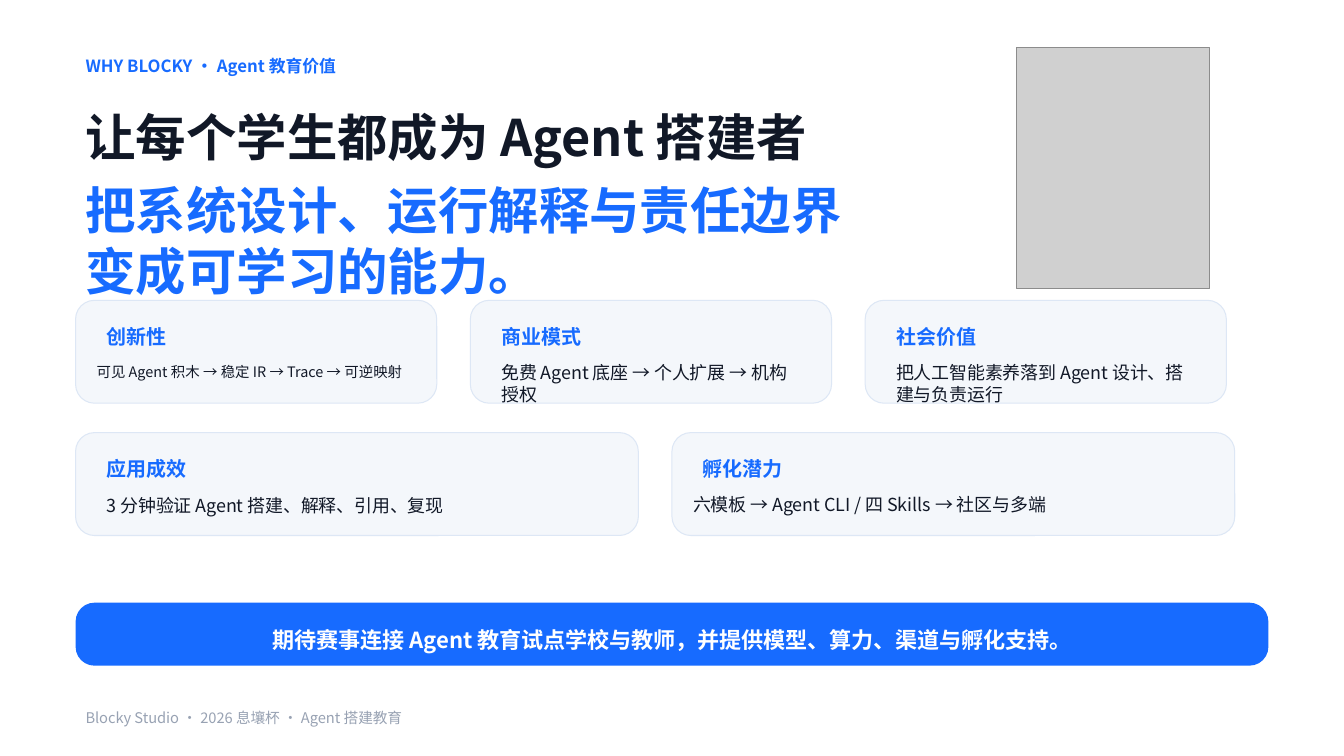
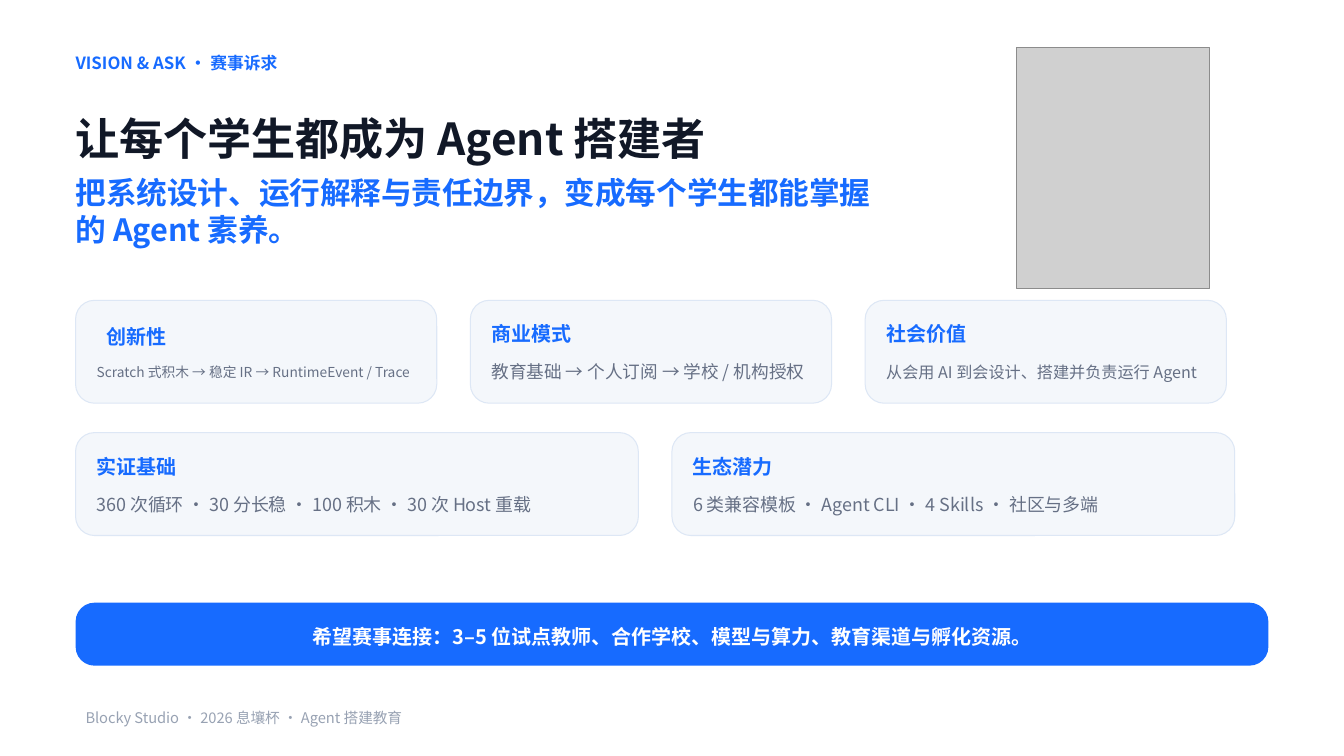
Before and after one commit to q2955161835-debug/Blocky-AI, a slide deck: slide 14 of PPT与商业计划书/Blocky-Studio-息壤杯-AI+教育.pptx. Drawn at 1344x756 pixels with LibreOffice and Linux fonts; fonts in the diff are those of the drawing; grey boxes stand for pictures. Boxes give left, top, right and bottom in pixels: in the first picture for what was removed or moved away, otherwise in the second. Text is boxed around its words. In the diff, an @@ line names an element or a change of style, - is before the commit and + after.

```diff
--- a/PPT与商业计划书/Blocky-Studio-息壤杯-AI+教育.pptx
+++ b/PPT与商业计划书/Blocky-Studio-息壤杯-AI+教育.pptx
@@ text at [76,55,277,71]: text changed @@
-WHY BLOCKY · Agent 教育价值
+VISION & ASK · 赛事诉求
@@ text "让每个学生都成为 Agent 搭建者" at [76,117,706,166]: size 36 to 31.5 pt; vertical alignment top to middle @@
@@ text at [76,177,871,249]: text changed; size 36 to 21.9 pt @@
-把系统设计、运行解释与责任边界变成可学习的能力。
+把系统设计、运行解释与责任边界，变成每个学生都能掌握的 Agent 素养。
@@ text at [97,365,410,378]: text changed; size 10.4 to 9.8 pt; text colour #111827 to #667085 @@
-可见 Agent 积木 → 稳定 IR → Trace → 可逆映射
+Scratch 式积木 → 稳定 IR → RuntimeEvent / Trace
@@ text at [491,363,805,380]: text changed; size 12.8 to 12.6 pt; text colour #111827 to #667085 @@
-免费 Agent 底座 → 个人扩展 → 机构授权
+教育基础 → 个人订阅 → 学校 / 机构授权
@@ text at [886,364,1196,382]: text changed; size 12.8 to 11.6 pt; text colour #111827 to #667085 @@
-把人工智能素养落到 Agent 设计、搭建与负责运行
+从会用 AI 到会设计、搭建并负责运行 Agent
@@ text at [97,457,177,476]: text changed @@
-应用成效
+实证基础
@@ text at [693,456,773,476]: text changed @@
-孵化潜力
+生态潜力
@@ vertical alignment top to middle in 10 elements at [491,324,571,343], [886,324,966,343], [76,177,871,249], [313,627,1032,646], [886,364,1196,382], [693,456,773,476], [491,363,805,380], [76,55,277,71], [97,457,177,476], [97,496,531,513] @@
@@ text at [97,496,531,513]: text changed; text colour #111827 to #667085 @@
-3 分钟验证 Agent 搭建、解释、引用、复现
+360 次循环 · 30 分长稳 · 100 积木 · 30 次 Host 重载
@@ text at [693,496,1098,516]: text changed; text colour #111827 to #667085 @@
-六模板 → Agent CLI / 四 Skills → 社区与多端
+6 类兼容模板 · Agent CLI · 4 Skills · 社区与多端
@@ text at [313,627,1032,646]: text changed; size 15.8 to 14.2 pt @@
-期待赛事连接 Agent 教育试点学校与教师，并提供模型、算力、渠道与孵化支持。
+希望赛事连接：3–5 位试点教师、合作学校、模型与算力、教育渠道与孵化资源。
```
Also in this commit, not shown: 13 other slides changed, 1 other file.
